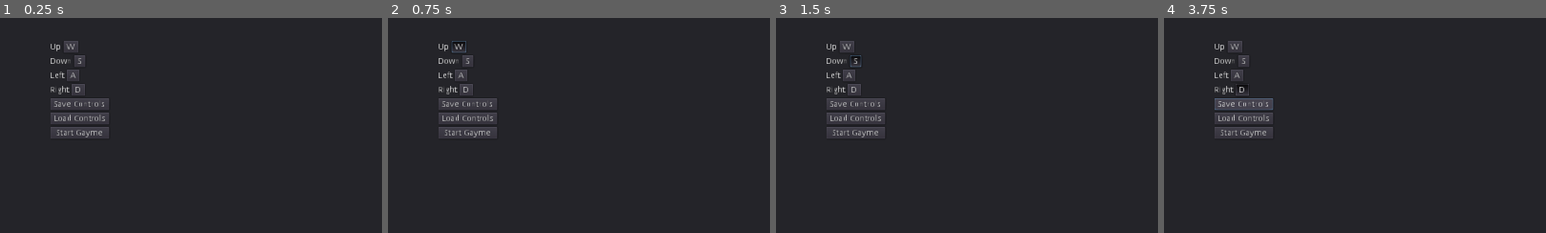
Above: before the commit, frames 1-4 (left to right).
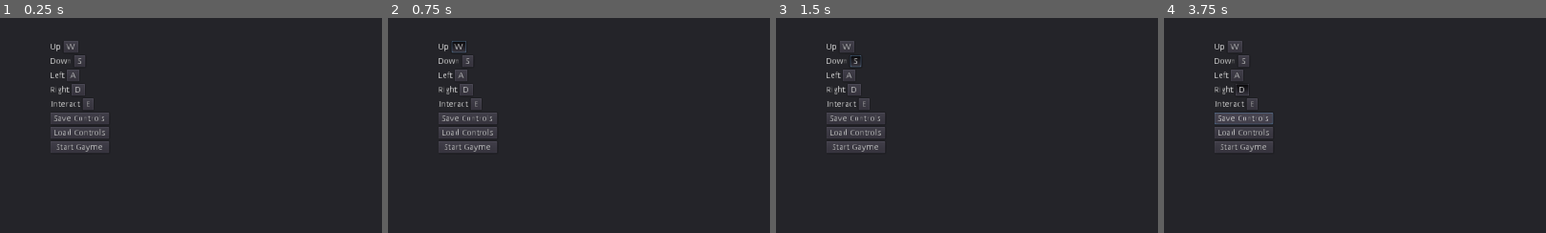
Above: after the commit, the same moments.

Repository: ekarp1/projectHS
Game: Godot game, scene res://Scenes/mainscene.tscn
The game is run twice, just before and just after one commit, with the same random seed, the same clock (stepped at 60 frames per second) and the same inputs.
Inputs:
- Up to frame 1 (0.25 s): no input
- Up to frame 2 (0.75 s): click "W" at 0.5 s
- Up to frame 3 (1.5 s): click "S" at 1.25 s
- Up to frame 4 (3.75 s): click "A" at 2 s; click "D" at 2.75 s; click "Save Controls" at 3.5 s
The pictures show only the part of the screen within x 0-50%, y 2-52%; the shares and areas given below are measured in that part.

The runs differ from the first frame. In frame 1, 1.3% of the frame differs, in the area x 13-29%, y 37-63%; in frame 2, 1.3%; in frame 3, 1.3%; in frame 4, 1.7%.

Commit message:
Added NPCs and the interact input action

Diff:
--- /dev/null
+++ b/Scenes/NPC.tscn
@@ -0,0 +1,29 @@
+[gd_scene load_steps=5 format=2]
+
+[ext_resource path="res://Images/npc.png" type="Texture" id=1]
+[ext_resource path="res://Scripts/InteractSquare.gd" type="Script" id=2]
+
+[sub_resource type="RectangleShape2D" id=1]
+extents = Vector2( 32, 32 )
+
+[sub_resource type="RectangleShape2D" id=2]
+extents = Vector2( 80, 80 )
+
+[node name="NPC" type="Node2D"]
+
+[node name="Body" type="StaticBody2D" parent="."]
+
+[node name="CollisionShape2D" type="CollisionShape2D" parent="Body"]
+shape = SubResource( 1 )
+
+[node name="npc" type="Sprite" parent="Body"]
+scale = Vector2( 4, 4 )
+texture = ExtResource( 1 )
+
+[node name="InteractSquare" type="Area2D" parent="."]
+script = ExtResource( 2 )
+
+[node name="CollisionShape2D" type="CollisionShape2D" parent="InteractSquare"]
+shape = SubResource( 2 )
+[connection signal="body_entered" from="InteractSquare" to="InteractSquare" method="body_entered"]
+[connection signal="body_exited" from="InteractSquare" to="InteractSquare" method="body_exited"]
--- a/Scenes/firstLevel.tscn
+++ b/Scenes/firstLevel.tscn
@@ -1,15 +1,17 @@
-[gd_scene load_steps=7 format=2]
+[gd_scene load_steps=9 format=2]
 
-[ext_resource path="res://Images/tile.png" type="Texture" id=1]
-[ext_resource path="res://Scripts/KinematicBody2D.gd" type="Script" id=2]
-[ext_resource path="res://Images/player.png" type="Texture" id=3]
+[ext_resource path="res://Scripts/firstLevel.gd" type="Script" id=1]
+[ext_resource path="res://Images/tile.png" type="Texture" id=2]
+[ext_resource path="res://Scenes/NPC.tscn" type="PackedScene" id=3]
+[ext_resource path="res://Scripts/KinematicBody2D.gd" type="Script" id=4]
+[ext_resource path="res://Images/player.png" type="Texture" id=5]
 
 [sub_resource type="ConvexPolygonShape2D" id=1]
 points = PoolVector2Array( 0, 0, 16, 0, 16, 16, 0, 16 )
 
 [sub_resource type="TileSet" id=2]
 0/name = "tile.png 0"
-0/texture = ExtResource( 1 )
+0/texture = ExtResource( 2 )
 0/tex_offset = Vector2( 0, 0 )
 0/modulate = Color( 1, 1, 1, 1 )
 0/region = Rect2( 0, 0, 16, 16 )
@@ -26,9 +28,10 @@
 0/z_index = 0
 
 [sub_resource type="RectangleShape2D" id=3]
-extents = Vector2( 31.9067, 31.915 )
+extents = Vector2( 32, 32 )
 
-[node name="Node2D" type="Node2D"]
+[node name="Level" type="Node2D"]
+script = ExtResource( 1 )
 
 [node name="TileMap" type="TileMap" parent="."]
 scale = Vector2( 4, 4 )
@@ -37,16 +40,24 @@
 format = 1
 tile_data = PoolIntArray( 0, 0, 0, 1, 0, 0, 2, 0, 0, 3, 0, 0, 4, 0, 0, 65536, 0, 0, 65540, 0, 0, 65541, 0, 0, 65542, 0, …(490 unchanged characters)…
 
-[node name="KinematicBody2D" type="KinematicBody2D" parent="."]
-position = Vector2( 283.745, 205.826 )
-script = ExtResource( 2 )
+[node name="NPC_ONE" parent="." instance=ExtResource( 3 )]
+position = Vector2( 704, 416 )
 
-[node name="CollisionShape2D" type="CollisionShape2D" parent="KinematicBody2D"]
+[node name="NPC_TWO" parent="." instance=ExtResource( 3 )]
+position = Vector2( 96, 96 )
+
+[node name="Player" type="KinematicBody2D" parent="."]
+editor/display_folded = true
+position = Vector2( 288, 208 )
+script = ExtResource( 4 )
+
+[node name="CollisionShape2D" type="CollisionShape2D" parent="Player"]
 shape = SubResource( 3 )
 
-[node name="player" type="Sprite" parent="KinematicBody2D"]
-scale = Vector2( 4.18613, 4 )
-texture = ExtResource( 3 )
+[node name="player" type="Sprite" parent="Player"]
+position = Vector2( -9.59635e-06, 0 )
+scale = Vector2( 4, 4 )
+texture = ExtResource( 5 )
 
-[node name="Camera2D" type="Camera2D" parent="KinematicBody2D"]
+[node name="Camera2D" type="Camera2D" parent="Player"]
 current = true
--- /dev/null
+++ b/Scenes/firstWorld.tscn
@@ -0,0 +1,16 @@
+[gd_scene load_steps=3 format=2]
+
+[ext_resource path="res://Scenes/firstLevel.tscn" type="PackedScene" id=1]
+[ext_resource path="res://Images/textbox.png" type="Texture" id=2]
+
+[node name="World" type="Node2D"]
+
+[node name="Level" parent="." instance=ExtResource( 1 )]
+
+[node name="CanvasLayer" type="CanvasLayer" parent="."]
+
+[node name="textbox" type="Sprite" parent="CanvasLayer"]
+visible = false
+position = Vector2( 672, 160 )
+scale = Vector2( 0.522727, 0.5 )
+texture = ExtResource( 2 )
--- a/Scenes/mainscene.tscn
+++ b/Scenes/mainscene.tscn
@@ -19,7 +19,7 @@
 
 [node name="VBoxContainer" type="VBoxContainer" parent="Panel/ScrollContainer"]
 margin_right = 99.0
-margin_bottom = 164.0
+margin_bottom = 188.0
 
 [node name="HBoxCont_UP" type="HBoxContainer" parent="Panel/ScrollContainer/VBoxContainer"]
 margin_right = 99.0
@@ -88,27 +88,45 @@
 margin_bottom = 20.0
 toggle_mode = true
 
-[node name="SaveSettings" type="Button" parent="Panel/ScrollContainer/VBoxContainer"]
+[node name="HBoxCont_INTERACT" type="HBoxContainer" parent="Panel/ScrollContainer/VBoxContainer"]
 margin_top = 96.0
 margin_right = 99.0
 margin_bottom = 116.0
+
+[node name="Label" type="Label" parent="Panel/ScrollContainer/VBoxContainer/HBoxCont_INTERACT"]
+margin_top = 3.0
+margin_right = 50.0
+margin_bottom = 17.0
+text = "Interact"
+
+[node name="Button" type="Button" parent="Panel/ScrollContainer/VBoxContainer/HBoxCont_INTERACT"]
+margin_left = 54.0
+margin_right = 66.0
+margin_bottom = 20.0
+toggle_mode = true
+
+[node name="SaveSettings" type="Button" parent="Panel/ScrollContainer/VBoxContainer"]
+margin_top = 120.0
+margin_right = 99.0
+margin_bottom = 140.0
 text = "Save Controls"
 
 [node name="LoadSettings" type="Button" parent="Panel/ScrollContainer/VBoxContainer"]
-margin_top = 120.0
+margin_top = 144.0
 margin_right = 99.0
-margin_bottom = 140.0
+margin_bottom = 164.0
 text = "Load Controls"
 
 [node name="Play" type="Button" parent="Panel/ScrollContainer/VBoxContainer"]
-margin_top = 144.0
+margin_top = 168.0
 margin_right = 99.0
-margin_bottom = 164.0
+margin_bottom = 188.0
 text = "Start Gayme"
 [connection signal="pressed" from="Panel/ScrollContainer/VBoxContainer/HBoxCont_UP/Button" to="." method="b_change_key_UP"]
 [connection signal="pressed" from="Panel/ScrollContainer/VBoxContainer/HBoxCont_DOWN/Button" to="." method="b_change_key_DOWN"]
 [connection signal="pressed" from="Panel/ScrollContainer/VBoxContainer/HBoxCont_LEFT/Button" to="." method="b_change_key_LEFT"]
 [connection signal="pressed" from="Panel/ScrollContainer/VBoxContainer/HBoxCont_RIGHT/Button" to="." method="b_change_key_RIGHT"]
+[connection signal="pressed" from="Panel/ScrollContainer/VBoxContainer/HBoxCont_INTERACT/Button" to="." method="b_change_key_INTERACT"]
 [connection signal="pressed" from="Panel/ScrollContainer/VBoxContainer/SaveSettings" to="." method="saveSettings"]
 [connection signal="pressed" from="Panel/ScrollContainer/VBoxContainer/LoadSettings" to="." method="loadSettings"]
 [connection signal="button_down" from="Panel/ScrollContainer/VBoxContainer/Play" to="." method="_on_Button_button_down"]
--- /dev/null
+++ b/Scripts/InteractSquare.gd
@@ -0,0 +1,21 @@
+extends Area2D
+
+# Declare member variables here.
+export (bool) var inBody = false
+
+
+# Called when the node enters the scene tree for the first time.
+func _ready():
+	pass # Replace with function body.
+
+# Called every frame. 'delta' is the elapsed time since the previous frame.
+#func _process(delta):
+#	pass
+
+func body_entered(body):
+	if( body == get_node("/root/World/Level/Player") ):
+		inBody = true
+
+func body_exited(body):
+	if( body == get_node("/root/World/Level/Player") ):
+		inBody = false
--- a/Scripts/KinematicBody2D.gd
+++ b/Scripts/KinematicBody2D.gd
@@ -2,20 +2,22 @@
 
 export (int) var speed = 200
 
+
 var velocity = Vector2()
 
+
 func get_input():
-    velocity = Vector2()
-    if Input.is_action_pressed('RIGHT'):
-        velocity.x += 1
-    if Input.is_action_pressed('LEFT'):
-        velocity.x -= 1
-    if Input.is_action_pressed('DOWN'):
-        velocity.y += 1
-    if Input.is_action_pressed('UP'):
-        velocity.y -= 1
-    velocity = velocity.normalized() * speed
+	velocity = Vector2()
+	if Input.is_action_pressed('RIGHT'):
+		velocity.x += 1
+	if Input.is_action_pressed('LEFT'):
+		velocity.x -= 1
+	if Input.is_action_pressed('DOWN'):
+		velocity.y += 1
+	if Input.is_action_pressed('UP'):
+		velocity.y -= 1
+	velocity = velocity.normalized() * speed
 
 func _physics_process(delta):
-    get_input()
-    velocity = move_and_slide(velocity)
+	get_input()
+	velocity = move_and_slide(velocity)
--- /dev/null
+++ b/Scripts/firstLevel.gd
@@ -0,0 +1,22 @@
+extends Node2D
+
+# Declare member variables here.
+var NPCS = ["ONE", "TWO"]
+
+# Called when the node enters the scene tree for the first time.
+func _ready():
+	pass # Replace with function body.
+
+# Called every frame. 'delta' is the elapsed time since the previous frame.
+#func _process(delta):
+#	pass
+
+func _process(delta):
+	if Input.is_action_just_pressed("INTERACT"):
+		for i in range(0, NPCS.size()):
+			if(get_node("/root/World/Level/NPC_"  + NPCS[i] + "/InteractSquare").get("inBody") == true):
+				#this is where the code to start dialoge will be
+				if(i + 1 == 1):
+					get_node("/root/World/CanvasLayer/textbox").visible = !get_node("/root/World/CanvasLayer/textbox").visible
+				elif(i + 1 == 2):
+					print("I'm different")
--- a/Scripts/mainscene.gd
+++ b/Scripts/mainscene.gd
@@ -2,7 +2,7 @@
 
 var can_change_key = false
 var action_string
-enum ACTIONS {UP, DOWN, LEFT, RIGHT}
+enum ACTIONS {UP, DOWN, LEFT, RIGHT, INTERACT}
 
 func _ready():
 	_set_keys()
@@ -26,6 +26,9 @@
 
 func b_change_key_RIGHT():
 	_mark_button("RIGHT")
+
+func b_change_key_INTERACT():
+	_mark_button("INTERACT")
 
 func _mark_button(string):
 	can_change_key = true
@@ -57,7 +60,7 @@
 	_set_keys()
 
 func _on_Button_button_down():
-	get_tree().change_scene("res://Scenes/firstLevel.tscn")
+	get_tree().change_scene("res://Scenes/firstWorld.tscn")
 
 
 var save_path = "res://settings.cfg"
--- a/project.godot
+++ b/project.godot
@@ -48,6 +48,11 @@
 "events": [ Object(InputEventKey,"resource_local_to_scene":false,"resource_name":"","device":0,"alt":false,"shift":false,"control":false,"meta":false,"command":false,"pressed":false,"scancode":68,"unicode":0,"echo":false,"script":null)
  ]
 }
+INTERACT={
+"deadzone": 0.5,
+"events": [ Object(InputEventKey,"resource_local_to_scene":false,"resource_name":"","device":0,"alt":false,"shift":false,"control":false,"meta":false,"command":false,"pressed":false,"scancode":69,"unicode":0,"echo":false,"script":null)
+ ]
+}
 
 [rendering]
 
Binary file added: Images/npc.png
Not shown, added: Images/npc.png.import
Binary file added: Images/textbox.png
Not shown, added: Images/textbox.png.import
Not shown, changed: export_presets.cfg
